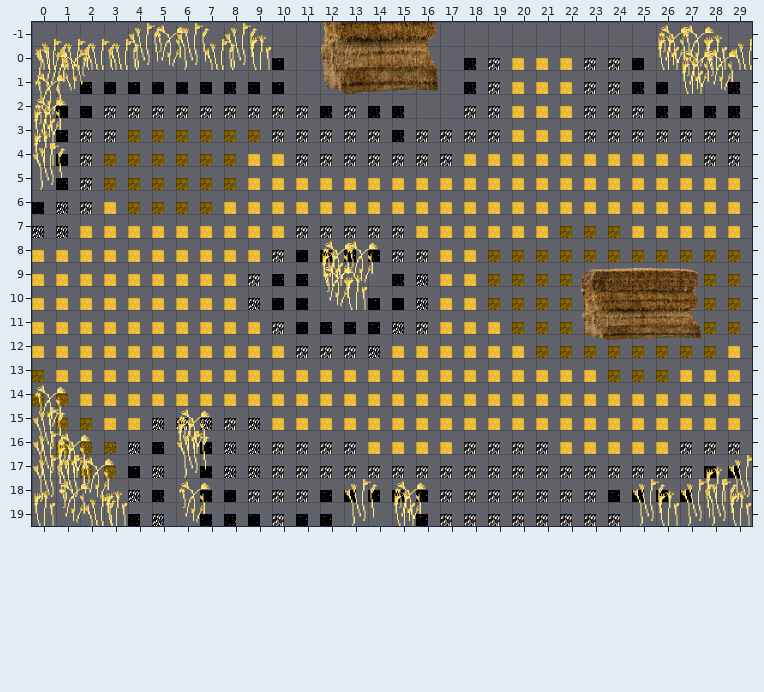
An edit to a level. Tiled map, scripts/world/maps/chapter1/farm_world/farm3.tmx. The first picture shows the starting point.
Cells are 40x40 px. Shown: x 0..29, y -1..19.
New version:
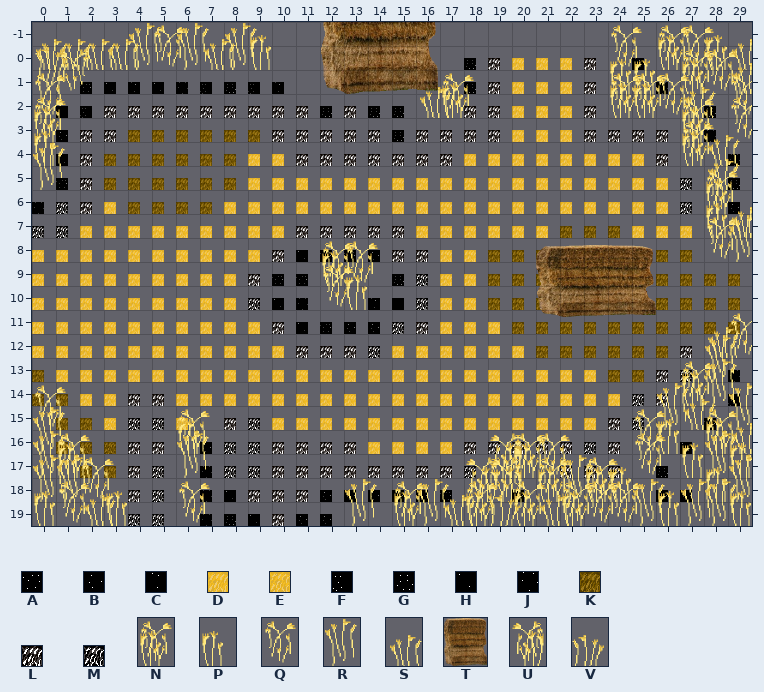
Key: from "farm_world": A 0, B 1, C 3, D 4, E 5, F 10, G 11, H 12, J 13, K 14, L 20, M 21; from "farm_world_extras": N 0 "dark_wheat1", P 1 "dark_wheat2", Q 2 "dark_wheat3", R 3 "dark_wheat4", S 4 "dark_wheat5", T 5 "haybale", U 7 "dark_wheat1_flip", V 11 "dark_wheat5_flip".
_ is an empty cell.
Objects are placed by their top-left corner, in cells (3,4 is the top-left corner of cell 3,4); size is 1x1 cell unless given.
Diff:
Layer "Camada de Blocos 1":
y 0: x 10 C -> _; x 24..25 LH -> QC
y 1: x 24..26 LGH -> PPJ; x 29 G -> _
y 2: x 24..27 LLGH -> NNQ_; x 29 G -> _
y 3: x 27..29 LLL -> NJ_
y 4: x 26..29 DDLL -> LN_J
y 5: x 27..29 DDD -> MSG
y 6: x 27..29 DDD -> MNB
y 7: x 28..29 DD -> P_
y 8: x 28..29 KK -> QR
y 12: x 27..29 KKD -> L__
y 13: x 26..29 KDDD -> LM_J
y 14: x 4..5 DD -> LL; x 25..29 DDDDD -> ML__F
y 15: x 4 E -> M; x 6..7 LM -> E_; x 24..29 DDDDDD -> LM__AR
y 16: x 4..5 MA -> LL; x 22..29 DDDDDLLL -> LML__H__
y 17: x 4 C -> L; x 18..21 LLLL -> M___; x 25..29 LLLBB -> _G___
y 18: x 4..5 MG -> LM; x 17..25 LLLLLLLBB -> A__B_____
y 19: x 4 A -> M; x 16..24 BLLLLLLLL -> _________
Layer "objects_party":
changed: T "haybale" at 22.9,9.2 size 5x3 -> T "haybale" at 21,8.3 size 5x3
Layer "objects" (added):
added: N "dark_wheat1" at 20,16 size 1.5x2
added: N "dark_wheat1" at 20,18 size 1.5x2
Layer "Camada de Blocos 2":
y 1: x 29 _ -> S
y 2: x 16..17 __ -> SN; x 27 _ -> S; x 29 _ -> Q
y 3: x 29 _ -> Q
y 4: x 28 _ -> S
y 7: x 29 _ -> S
y 12: x 28..29 __ -> SQ
y 13: x 28 _ -> R
y 14: x 27..28 __ -> NR
y 15: x 26..27 __ -> RS
y 16: x 25..26 __ -> QP; x 28..29 __ -> NS
y 17: x 19 _ -> U; x 21 _ -> Q; x 25 _ -> Q; x 27..29 ___ -> PRP
y 18: x 18..19 __ -> UU; x 21..24 ____ -> NRNP
y 19: x 16..19 ____ -> RSNV; x 21..24 ____ -> SNQQ
Changed places in both pictures, as pixel boxes (x1, y1, x2, y2):
changed: (416, 25, 752, 526)
removed: (272, 58, 284, 70)
changed: (128, 394, 212, 526)
